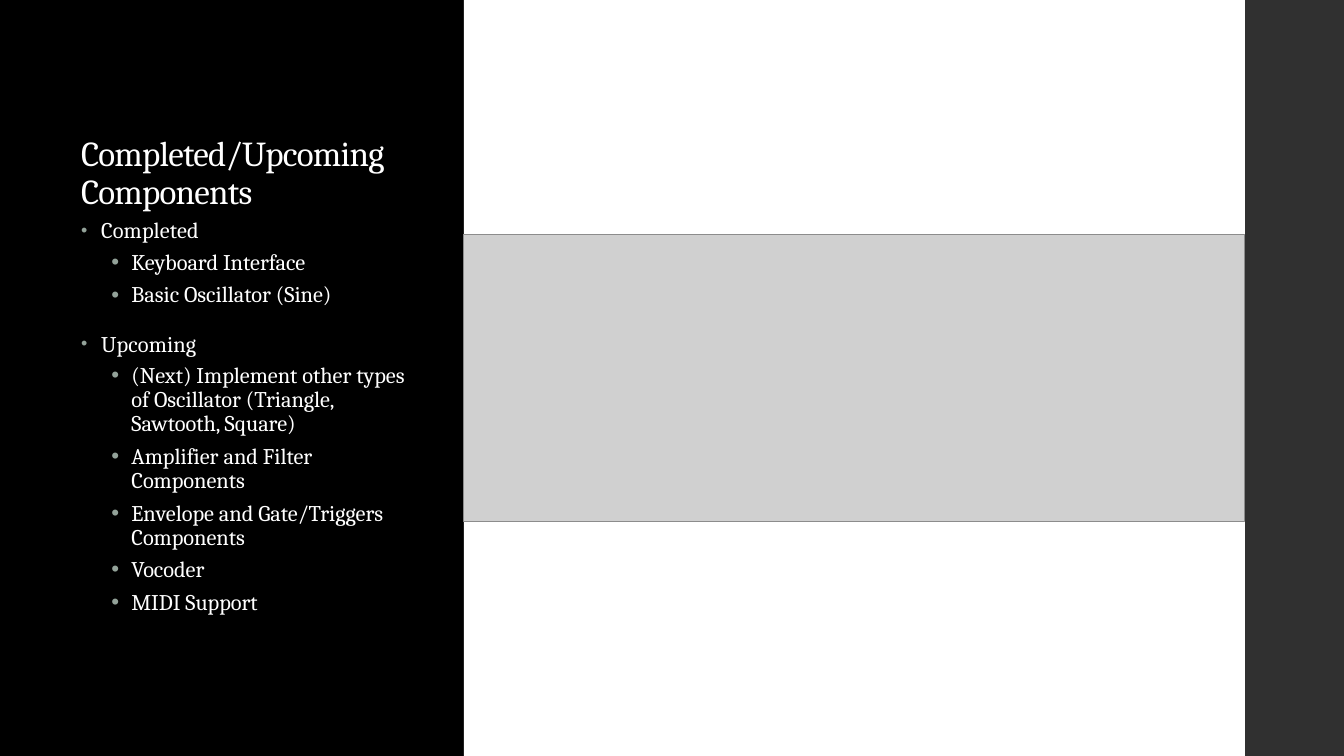
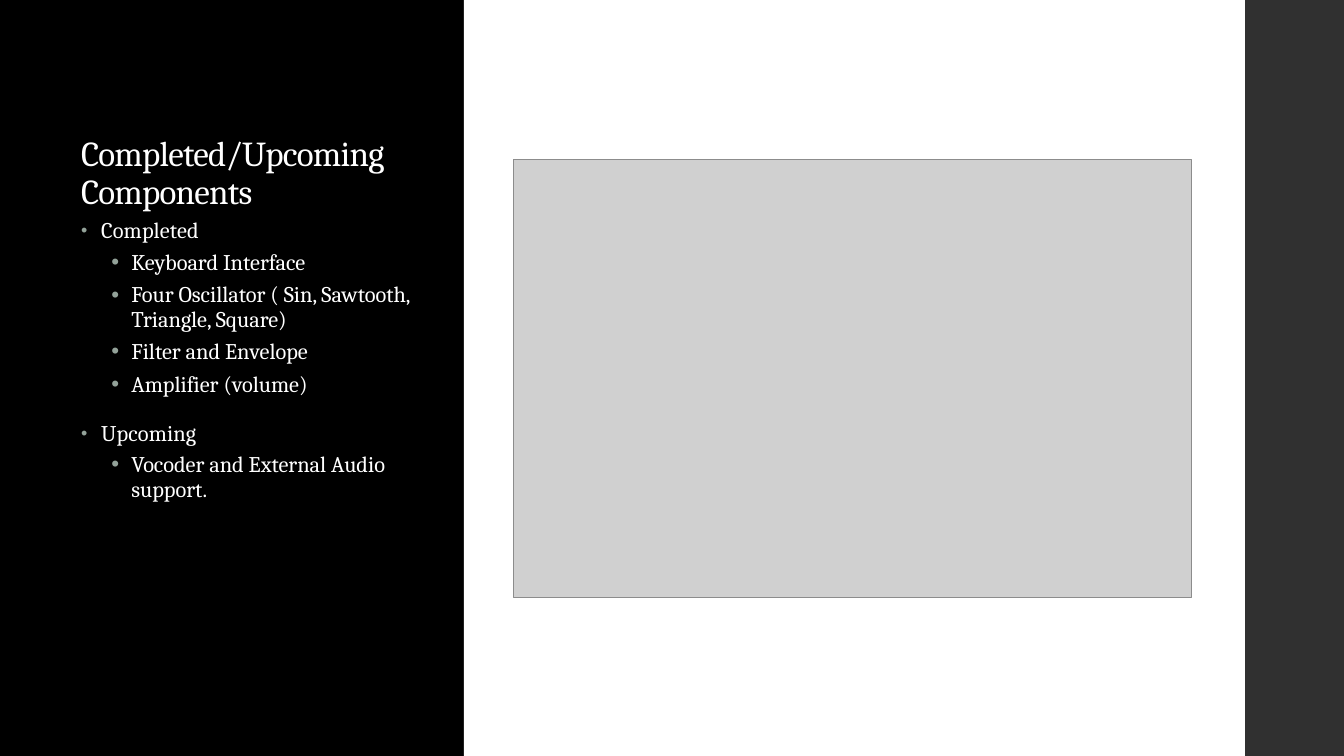
Before and after one commit to TheJMaster28/Pure-Data-Synth, a slide deck: slide 3 of Progress-Check/Concept_Sketch_Pres.pptx (slide 4 before the commit). Drawn at 1344x756 pixels with LibreOffice and Linux fonts; fonts in the diff are those of the drawing; grey boxes stand for pictures. Boxes give left, top, right and bottom in pixels: in the first picture for what was removed or moved away, otherwise in the second. Text is boxed around its words. In the diff, an @@ line names an element or a change of style, - is before the commit and + after.

```diff
--- a/Progress-Check/Concept_Sketch_Pres.pptx
+++ b/Progress-Check/Concept_Sketch_Pres.pptx
@@ picture: place and size @@
-picture at box(464, 235, 1245, 522)
+picture at box(513, 159, 1192, 597)
@@ text at box(131, 286, 410, 397): text changed @@
-  • Basic Oscillator (Sine)
+  • Four Oscillator ( Sin, Sawtooth, Triangle, Square)
+  • Filter and Envelope
+  • Amplifier (volume)
@@ text at box(131, 456, 385, 502): text changed @@
-  • (Next) Implement other types of Oscillator (Triangle, Sawtooth, Square)
-  • Amplifier and Filter Components
-  • Envelope and Gate/Triggers Components
-  • Vocoder
-  • MIDI Support
+  • Vocoder and External Audio support.
```
Also in this commit, not shown: 2 other slides changed, 1 slide removed, 4 other files.
